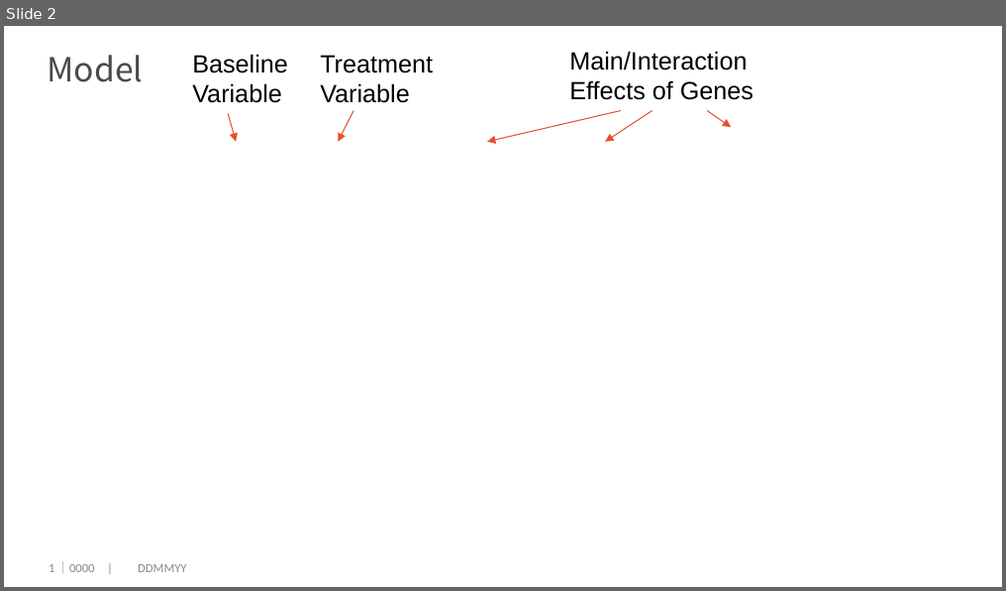
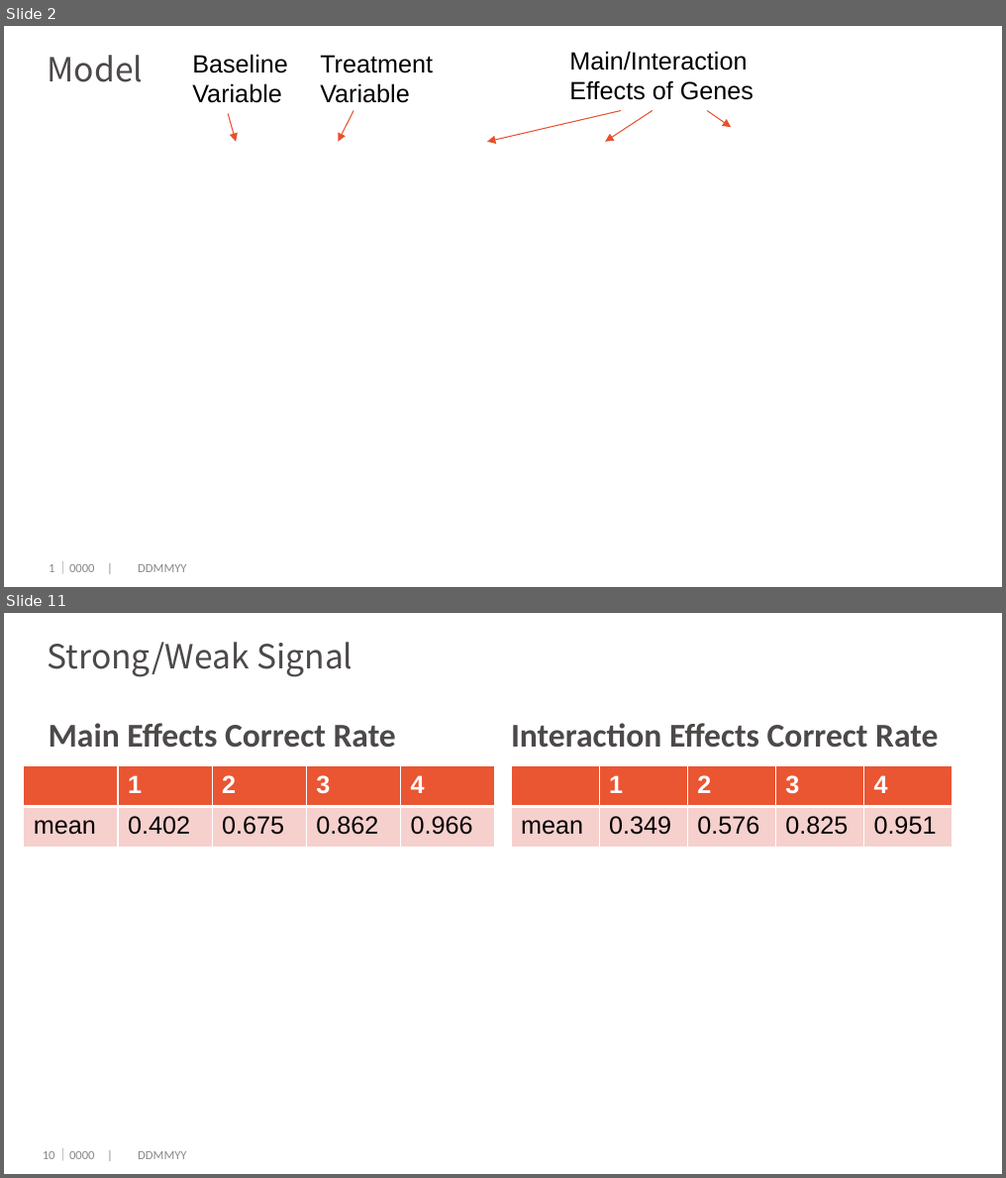
Before and after one commit to dengwx11/GroupLasso, a slide deck: manu & slides/717simulation.pptx. Shown one above the other, each under a label of ours: slide 2 before the commit, slides 2 and 11 after it; the slides between them are not shown. The pictures are 1006x591 and 1006x1178 pixels, drawn with LibreOffice and Linux fonts; fonts in the diff are those of the drawing; grey boxes stand for pictures; background and template pictures are left out. Boxes give left, top, right and bottom in pixels: in the first picture for what was removed or moved away, otherwise in the second. Text is boxed around its words. In the diff, an @@ line names an element or a change of style, - is before the commit and + after.

```diff
--- a/manu & slides/717simulation.pptx
+++ b/manu & slides/717simulation.pptx
@@ slide 11 added at bbox=[4, 613, 1002, 1174], background #FFFFFF @@
@@ title added at bbox=[48, 642, 352, 677], 24 pt, text #4C4948 @@
+Strong/Weak Signal
@@ text added at bbox=[49, 723, 396, 748], 24 pt, text #4C4948, bold @@
+Main Effects Correct Rate
@@ text added at bbox=[511, 723, 938, 748], 24 pt, text #4C4948, bold @@
+Interaction Effects Correct Rate
@@ table added at bbox=[24, 765, 493, 847], 2 rows, 5 columns @@
+ | 1 | 2 | 3 | 4
+mean | 0.402 | 0.675 | 0.862 | 0.966
@@ table added at bbox=[511, 765, 950, 847], 2 rows, 5 columns @@
+ | 1 | 2 | 3 | 4
+mean | 0.349 | 0.576 | 0.825 | 0.951
@@ page number added at bbox=[43, 1152, 55, 1159], 9 pt, text #898989 @@
+10
@@ text added at bbox=[56, 1149, 186, 1160], 9 pt, text #898989 @@
+｜0000 | DDMMYY
```
Also in this commit, not shown: 5 slides changed, 9 other slides added, 3 slides removed, 1 other file.
